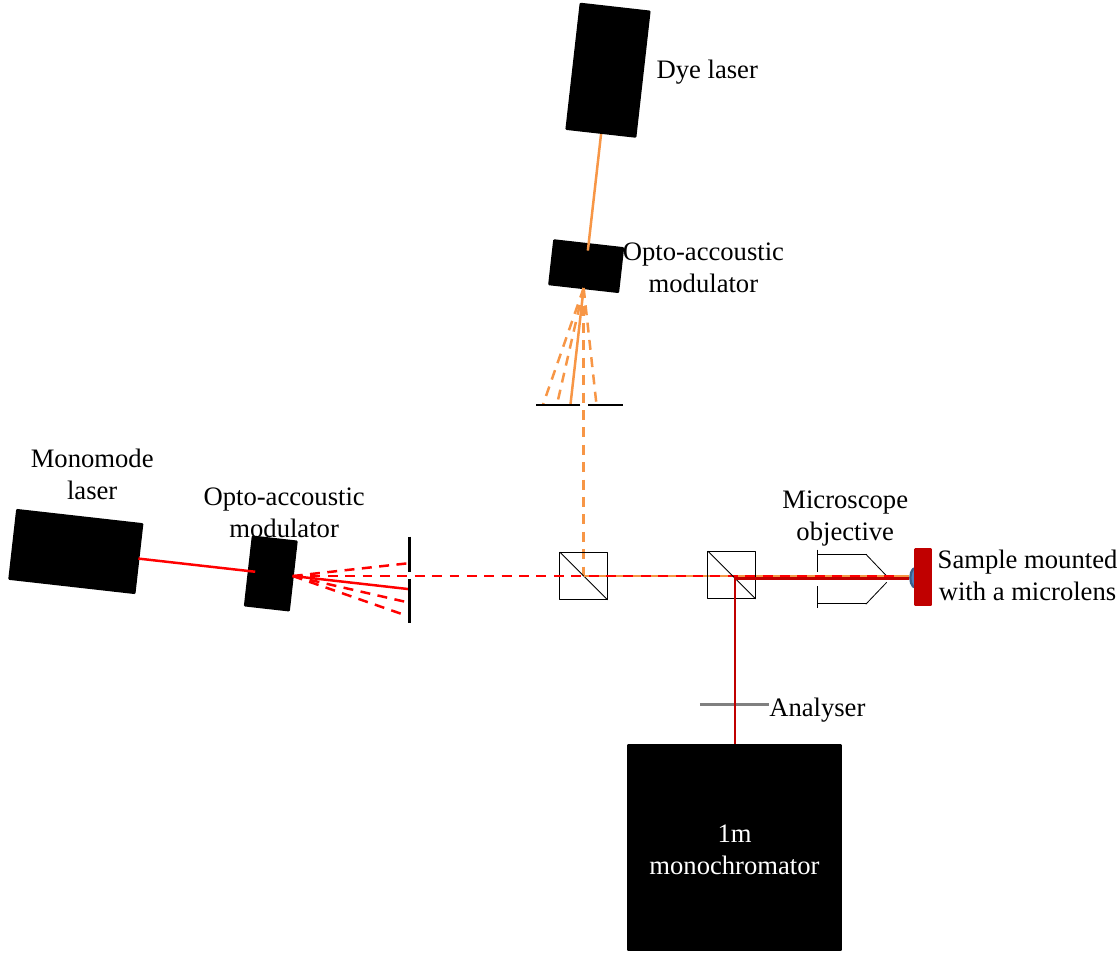
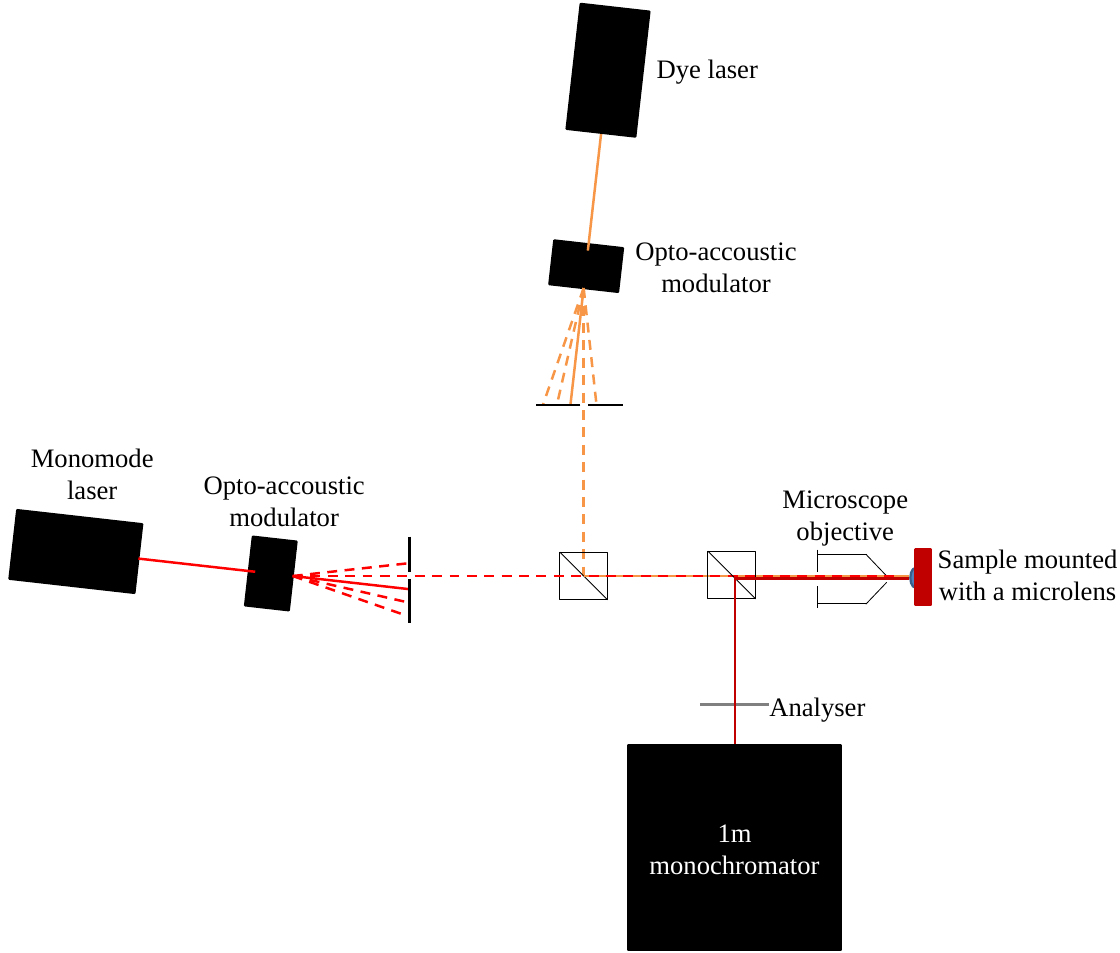
Before and after one commit to audreyazura/PhDThesis, a slide deck: slide 1 of 05-CrDyn/Pictures/ExperimentSchema.pptx. Drawn at 1120x953 pixels with LibreOffice and Linux fonts; fonts in the diff are those of the drawing. Boxes give left, top, right and bottom in pixels: in the first picture for what was removed or moved away, otherwise in the second. Text is boxed around its words. In the diff, an @@ line names an element or a change of style, - is before the commit and + after.

```diff
--- a/05-CrDyn/Pictures/ExperimentSchema.pptx
+++ b/05-CrDyn/Pictures/ExperimentSchema.pptx
@@ text "Opto-accoustic": place and size @@
-text "Opto-accoustic" at bbox=[623, 242, 784, 293]
+text "Opto-accoustic" at bbox=[635, 242, 796, 293]
@@ text "Opto-accoustic" rewrapped from bbox=[204, 487, 365, 543] to bbox=[204, 476, 365, 527] @@
```
Also in this commit, not shown: 1 other file.
